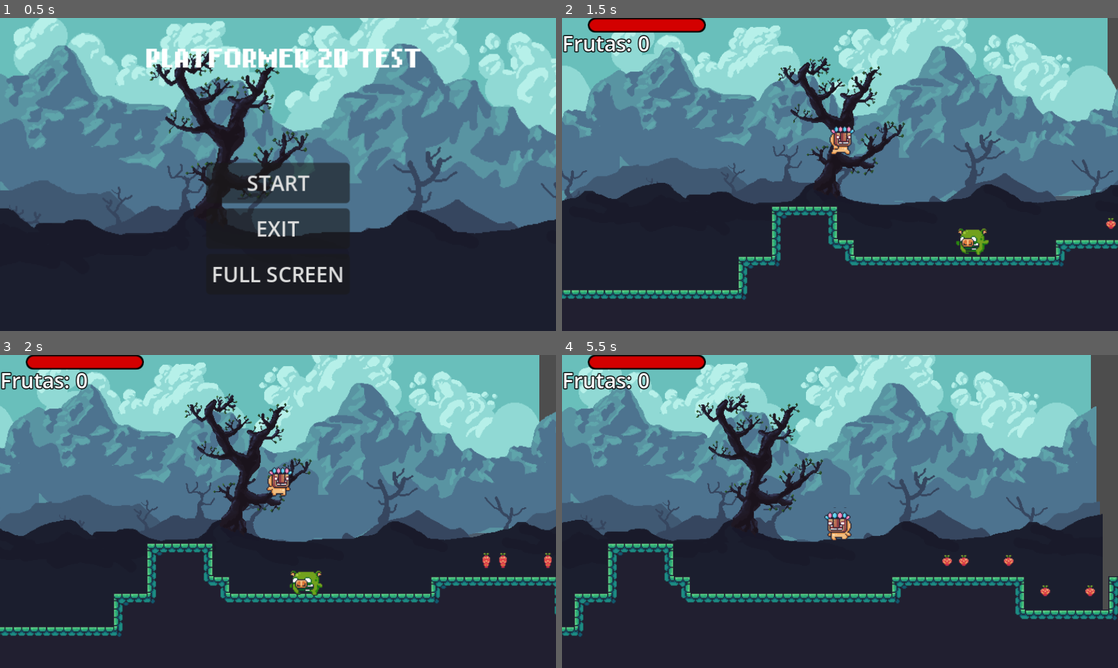
Above: before the commit, frames 1-4 (two rows, left to right).
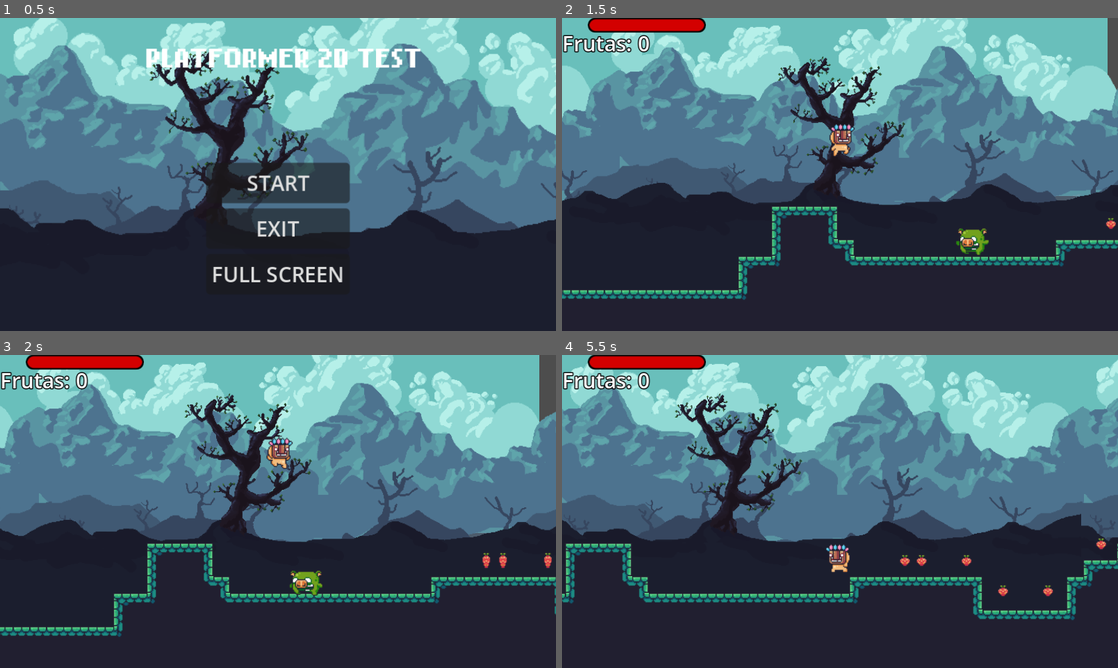
Above: after the commit, the same moments.

Repository: rnfanego/platformer2d
Game: Godot game, scene res://World/main_menu.tscn
The game is run twice, just before and just after one commit, with the same random seed, the same clock (stepped at 60 frames per second) and the same inputs.
Inputs:
- Up to frame 1 (0.5 s): no input
- Up to frame 2 (1.5 s): click "START" at 0.5 s; tap Enter (ui_accept) at 1.25, 1.35 s; hold Right (ui_right) from 1.28 s (still down)
- Up to frame 3 (2 s): keep holding Right (ui_right); tap Enter (ui_accept) at 1.52, 1.82 s
- Up to frame 4 (5.5 s): tap Enter (ui_accept) at 2.1, 2.27, 2.57, 2.85, 3.6, 3.77, 4.07, 4.35, 4.52, 4.82, 5.1, 5.27 s; release Right (ui_right) at 2.78 s; hold Left (ui_left) 2.78-3.53 s; hold Right (ui_right) 3.53-5.03 s; hold Left (ui_left) from 5.03 s (still down)

Frame 1 is identical in both runs. In frame 2, 0.3% of the frame differs, in the area x 48-53%, y 33-45%; in frame 3, 0.6%; in frame 4, 29%, in the area x 0-100%, y 0-90%.

Commit message:
adds state machine for player

Diff:
--- a/Personajes/EnemigoCerdito.gd
+++ b/Personajes/EnemigoCerdito.gd
@@ -78,7 +78,6 @@
 	estadoActual = estados.PATROL
 	anim.play("walk")
 
-
 func _on_dmg_player_body_entered(body):
 	if body is Player:
 		body.takeDmg(damage)
--- a/Personajes/EnemigoCerdito.tscn
+++ b/Personajes/EnemigoCerdito.tscn
@@ -46,3 +46,4 @@
 
 [connection signal="timeout" from="RayCasts/RayTimer" to="." method="_on_ray_timer_timeout"]
 [connection signal="timeout" from="RayCasts/PlayerDetectorTimer" to="." method="_on_player_detector_timer_timeout"]
+[connection signal="body_entered" from="dmgPlayer" to="." method="_on_dmg_player_body_entered"]
--- /dev/null
+++ b/player/Air.gd
@@ -0,0 +1,27 @@
+extends PlayerState
+
+@onready var audioJump = $"../../AudioJump"
+
+func state_enter_state(msg := {}):
+	if msg.has("Salto"):
+		audioJump.play()
+		anim_player.play("jump")
+		player.numSaltos -= 1
+		player.velocity.y = -player.jump
+	else:
+		anim_player.play("fall")
+
+func state_physics_process(delta):
+	var direccion = Input.get_axis("ui_left","ui_right")
+
+	player.sprite.flip_h = direccion < 0 if direccion != 0 else player.sprite.flip_h
+	player.velocity.x = direccion * player.speed
+	player.velocity.y += player.gravity
+
+	player.move_and_slide()
+
+	if player.is_on_floor():
+		state_machine.transition_to("Idle")
+		player.numSaltos = player.maxSaltos
+	elif Input.is_action_just_pressed("ui_accept") and player.numSaltos > 0:
+		state_machine.transition_to("Air", {Salto = true})
--- /dev/null
+++ b/player/Idle.gd
@@ -0,0 +1,17 @@
+extends PlayerState
+
+func state_enter_state(msg := {}):
+	player.velocity = Vector2.ZERO
+	anim_player.play("idle")
+
+func state_process(delta):
+	var direccion = Input.get_axis("ui_left","ui_right")
+
+	player.move_and_slide()
+
+	if direccion != 0:
+		state_machine.transition_to("Moving")
+	elif !player.is_on_floor():
+		state_machine.transition_to("Air")
+	elif Input.is_action_just_pressed("ui_accept"):
+		state_machine.transition_to("Air", {Salto = true})
--- /dev/null
+++ b/player/Moving.gd
@@ -0,0 +1,19 @@
+extends PlayerState
+
+func state_physics_process(delta):
+	var direccion = Input.get_axis("ui_left","ui_right")
+
+	player.sprite.flip_h = direccion < 0 if direccion != 0 else player.sprite.flip_h
+	player.velocity.x = direccion * player.speed
+	player.velocity.y += player.gravity
+	player.move_and_slide()
+
+	if direccion == 0:
+		state_machine.transition_to("Idle")
+	elif Input.is_action_just_pressed("ui_accept"):
+		state_machine.transition_to("Air", {Salto = true})
+	elif !player.is_on_floor():
+		state_machine.transition_to("Air")
+
+func state_enter_state(msg := {}):
+	anim_player.play("walk")
--- a/player/StateMachine/state.gd
+++ b/player/StateMachine/state.gd
@@ -2,6 +2,9 @@
 extends Node
 
 var state_machine = null
+@export var anim_player_path : NodePath
+
+@onready var anim_player = get_node(anim_player_path)
 
 func state_input(_event: InputEvent):
 	pass
--- a/player/StateMachine/stateMachine.gd
+++ b/player/StateMachine/stateMachine.gd
@@ -6,3 +6,28 @@
 @export var estado_inicial := NodePath()
 
 @onready var state : State = get_node(estado_inicial)
+
+func _ready():
+	await (owner.ready)
+	for child in get_children():
+		child.state_machine = self
+	state.state_enter_state()
+
+func _process(delta):
+	state.state_process(delta)
+
+func _unhandled_input(event):
+	state.state_input(event)
+
+func _physics_process(delta):
+	state.state_physics_process(delta)
+
+func transition_to(target_state: String, msg : Dictionary = {}):
+	if not has_node(target_state):
+		return
+
+	state.state_exit()
+	state = get_node(target_state)
+	state.state_enter_state(msg)
+
+	emit_signal("cambioEstado", state.name)
--- a/player/player.gd
+++ b/player/player.gd
@@ -1,22 +1,21 @@
 extends CharacterBody2D
 class_name Player
+
+const jump := 250
+const gravity := 9
+const maxSaltos := 2
+
+var speed := 120
+var direccion := 0.0
+var damage := 1
+var numSaltos := maxSaltos
 
 @onready var anim := $AnimationPlayer
 @onready var sprite := $Sprite2D
 @onready var frutaslabel := $PlayerGUI/HBoxContainer/frutaslabel
 @onready var raycastDmg = $RaycastDmg
 @onready var hpBar = $PlayerGUI/HPProgressBar
-@onready var audioJump = $AudioJump
 @onready var audioHurt = $AudioHurt
-
-var speed := 120
-var direccion := 0.0
-var damage := 1
-const jump := 250
-const gravity := 9
-
-enum estados {NORMAL,HERIDO}
-var estadoActual = estados.NORMAL
 
 var vida := 10 :
 	set(val):
@@ -25,30 +24,7 @@
 
 func _ready():
 	Global.player = self
-
-func _physics_process(delta):
-	if estadoActual == estados.NORMAL:
-		processNormal()
-
-func processNormal():
-	direccion = Input.get_axis("ui_left","ui_right")
-	velocity.x = direccion * speed
-
-	if direccion != 0:
-		anim.play("walk")
-	else:
-		anim.play("idle")
-
-	sprite.flip_h = direccion < 0 if direccion != 0 else sprite.flip_h
-
-	if !is_on_floor():
-		velocity.y += gravity
-
-	if is_on_floor() and Input.is_action_just_pressed("ui_accept"):
-		audioJump.play()
-		velocity.y -= jump
-	move_and_slide()
-
+#
 func _process(delta):
 	for ray in raycastDmg.get_children():
 		if ray.is_colliding():
@@ -56,21 +32,13 @@
 			if collision.is_in_group("Enemigos"):
 				if collision.has_method("takeDmg"):
 					collision.takeDmg(damage)
-
+#
 func actualizaInterfazFrutas():
 	frutaslabel.text = str(Global.frutas)
-
+#
 func takeDmg(damage):
-	if estadoActual != estados.HERIDO:
-		audioHurt.play()
-		vida -= damage
-		anim.play("hurt")
-		estadoActual = estados.HERIDO
-		if vida <= 0:
-			get_tree().reload_current_scene()
-
-
-func _on_animation_player_animation_finished(anim_name):
-	match anim_name:
-		"hurt":
-			estadoActual = estados.NORMAL
+	audioHurt.play()
+	vida -= damage
+	anim.play("hurt")
+	if vida <= 0:
+		get_tree().reload_current_scene()
--- a/player/player.tscn
+++ b/player/player.tscn
@@ -1,9 +1,13 @@
-[gd_scene load_steps=17 format=3 uid="uid://dom8lbueyrn7q"]
+[gd_scene load_steps=21 format=3 uid="uid://dom8lbueyrn7q"]
 
 [ext_resource type="Texture2D" uid="uid://bei7x67psb4c4" path="res://Assets_PixelAdventure/Main Characters/Mask Dude.png" id="1_402fs"]
 [ext_resource type="Script" path="res://player/player.gd" id="1_f132h"]
+[ext_resource type="Script" path="res://player/StateMachine/stateMachine.gd" id="2_tyxga"]
 [ext_resource type="Script" path="res://player/Camera2D.gd" id="3_a1yn1"]
+[ext_resource type="Script" path="res://player/Idle.gd" id="3_so01q"]
+[ext_resource type="Script" path="res://player/Moving.gd" id="4_5620e"]
 [ext_resource type="LabelSettings" uid="uid://blsomihi2cupe" path="res://player/GUItext.tres" id="4_sktxk"]
+[ext_resource type="Script" path="res://player/Air.gd" id="5_f7tv1"]
 [ext_resource type="StyleBox" uid="uid://b3llqn35veewf" path="res://player/HPBarStyle.tres" id="5_pgxt0"]
 [ext_resource type="AudioStream" uid="uid://ba2hxqf376lg" path="res://Assets_PixelAdventure/Sounds/Jump.ogg" id="6_6foqu"]
 [ext_resource type="AudioStream" uid="uid://bk01bmd5p2v58" path="res://Assets_PixelAdventure/Sounds/Hit.ogg" id="7_fqp8t"]
@@ -131,12 +135,20 @@
 script = ExtResource("1_f132h")
 
 [node name="StateMachine" type="Node" parent="."]
+script = ExtResource("2_tyxga")
+estado_inicial = NodePath("Idle")
 
 [node name="Idle" type="Node" parent="StateMachine"]
+script = ExtResource("3_so01q")
+anim_player_path = NodePath("../../AnimationPlayer")
 
 [node name="Moving" type="Node" parent="StateMachine"]
+script = ExtResource("4_5620e")
+anim_player_path = NodePath("../../AnimationPlayer")
 
 [node name="Air" type="Node" parent="StateMachine"]
+script = ExtResource("5_f7tv1")
+anim_player_path = NodePath("../../AnimationPlayer")
 
 [node name="Sprite2D" type="Sprite2D" parent="."]
 texture = ExtResource("1_402fs")
--- /dev/null
+++ b/playerState.gd
@@ -0,0 +1,9 @@
+class_name PlayerState
+extends State
+
+var player : Player
+
+func _ready():
+	await(owner.ready)
+	player = owner as Player
+	assert(player != null)
